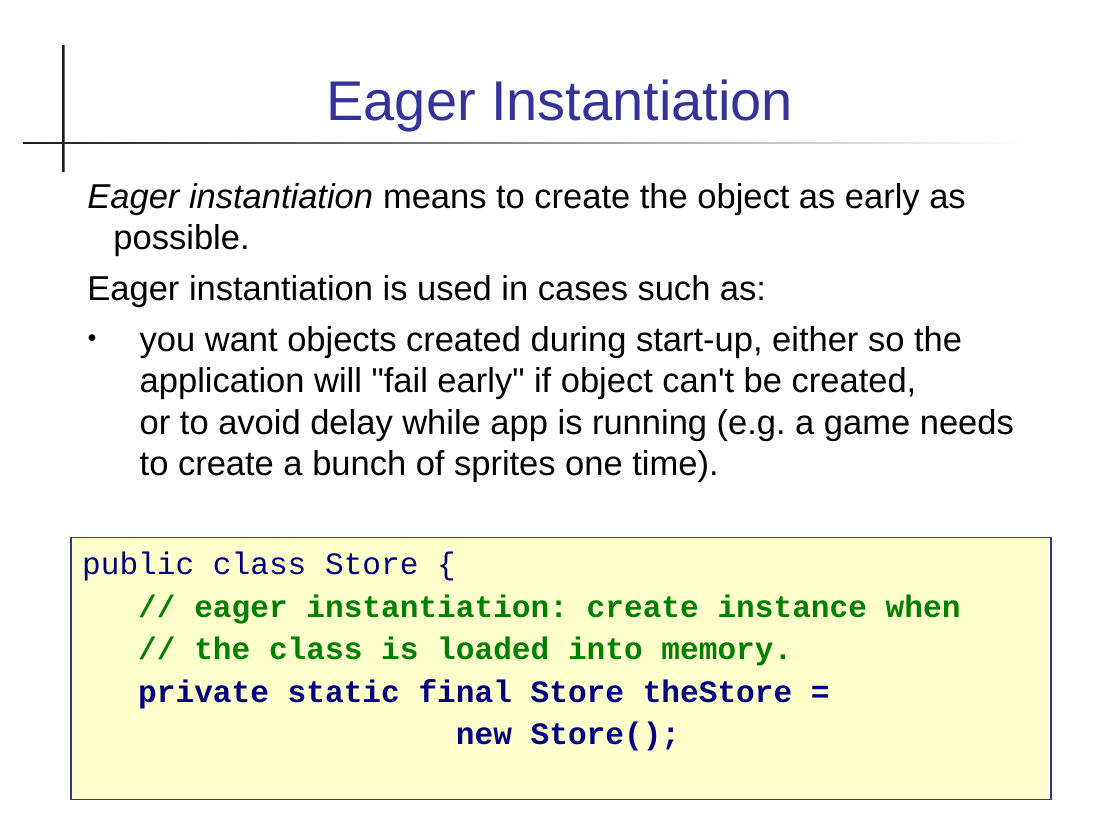
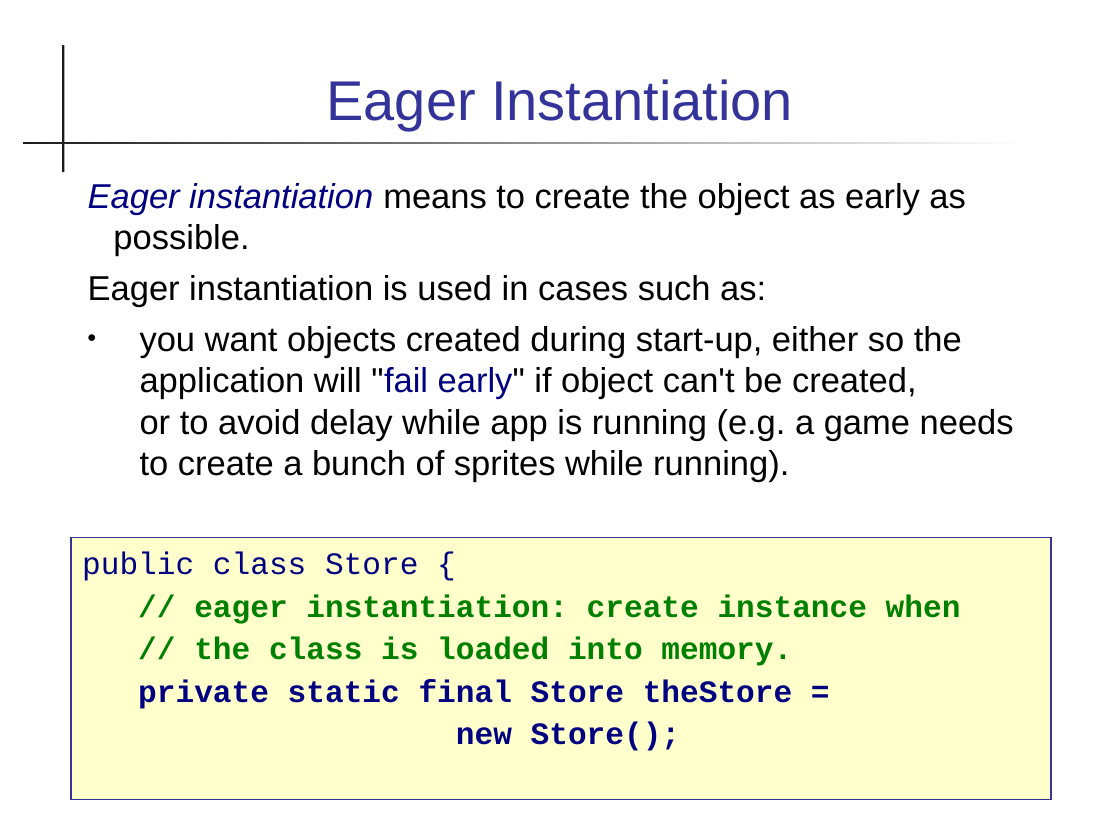
Before and after one commit to skeoop/skeoop.github.io, a slide deck: slide 8 of patterns/Singleton Pattern.ppt. Drawn at 1120x840 pixels with LibreOffice and Linux fonts; fonts in the diff are those of the drawing. Boxes give left, top, right and bottom in pixels: in the first picture for what was removed or moved away, otherwise in the second. Text is boxed around its words. In the diff, an @@ line names an element or a change of style, - is before the commit and + after.

```diff
--- a/patterns/Singleton Pattern.ppt
+++ b/patterns/Singleton Pattern.ppt
@@ text at (88,183,965,256): text colour #000000 to #000080 in "Eager instantiation" @@
@@ text at (140,326,1014,482): text changed @@
-● you want objects created during start-up, either so the application will "fail early" if object can't be created,
-  or to avoid delay while app is running (e.g. a game needs to create a bunch of sprites one time).
+● you want objects created during start-up, either so the application will "fail early" if object can't be created,
+  or to avoid delay while app is running (e.g. a game needs to create a bunch of sprites while running).
```
Also in this commit, not shown: 3 other slides changed, 7 other files.
